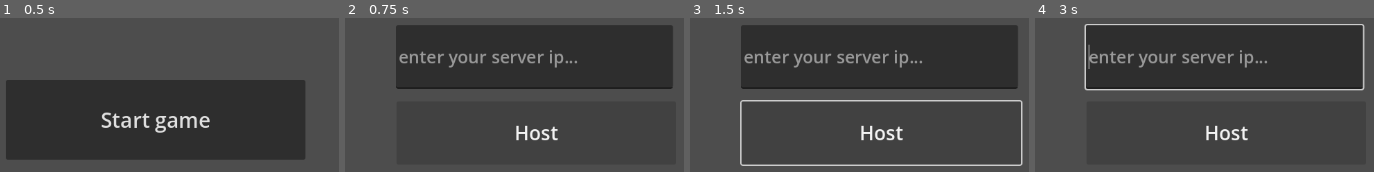
Above: before the commit, frames 1-4 (left to right).
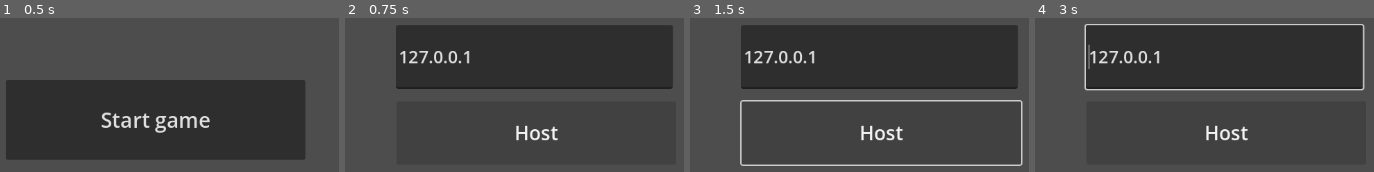
Above: after the commit, the same moments.

Repository: Deans-Paranoia/Deans-Paranoia
Game: Godot game, scene res://scenes/start_menu.tscn
Same seed, same stepped clock (60 frames per second), same inputs: the game is played once before the commit and once after it. The engine's default icon, where the game draws it, is replaced by a stand-in: a white triangle on a blue panel in a dark square.
Inputs:
- Up to frame 1 (0.5 s): no input
- Up to frame 2 (0.75 s): click "Start game" at 0.5 s
- Up to frame 3 (1.5 s): click "Host" at 1.25 s
- Up to frame 4 (3 s): hold D (right) 2.03-2.78 s; hold E (interaction) 2.03-2.78 s; hold S (down) from 2.78 s (still down); tap Tab (open_tablet) at 2.85 s

Frame 1 is identical in both runs. In frame 2, 2.0% of the frame differs, in the area x 15-69%, y 20-33%; in frame 3, 2.0%; in frame 4, 2.0%.

Commit message:
Added the default IP address to be localhost

Diff:
--- a/scenes/main.tscn
+++ b/scenes/main.tscn
@@ -48,6 +48,7 @@
 offset_right = 141.0
 offset_bottom = 71.0
 theme_override_font_sizes/font_size = 25
+text = "127.0.0.1"
 placeholder_text = "enter your server ip..."
 
 [node name="VBoxContainer" type="VBoxContainer" parent="ServerBrowser"]
